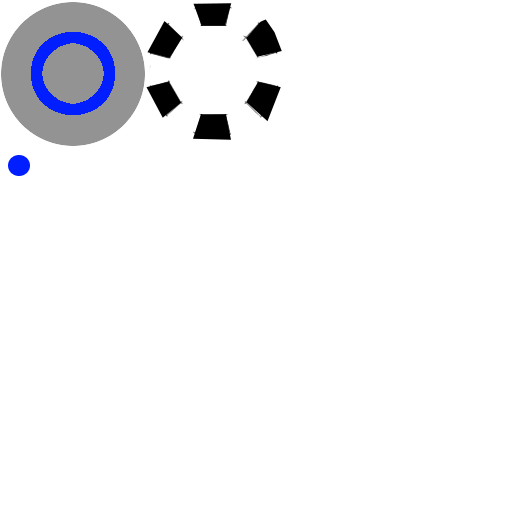
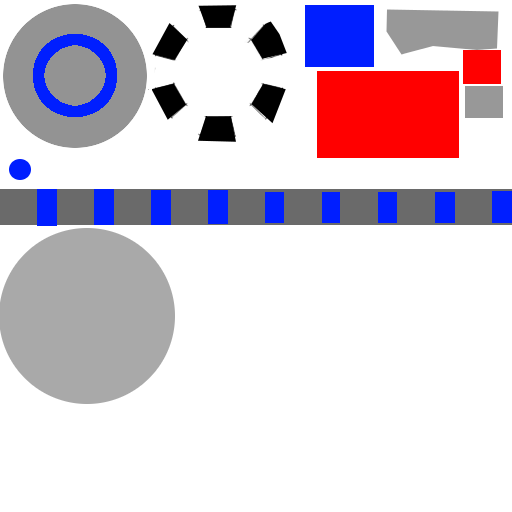
Revision of a layered 512×512 image; what changed, layer by layer:
added layer "Building" above "DIsh" over [0, 189, 512, 404]
renamed "Dish" to "DIsh", painted on it over [1, 2, 287, 180]
added layer "DIsh Holding" over [149, 3, 503, 158]
